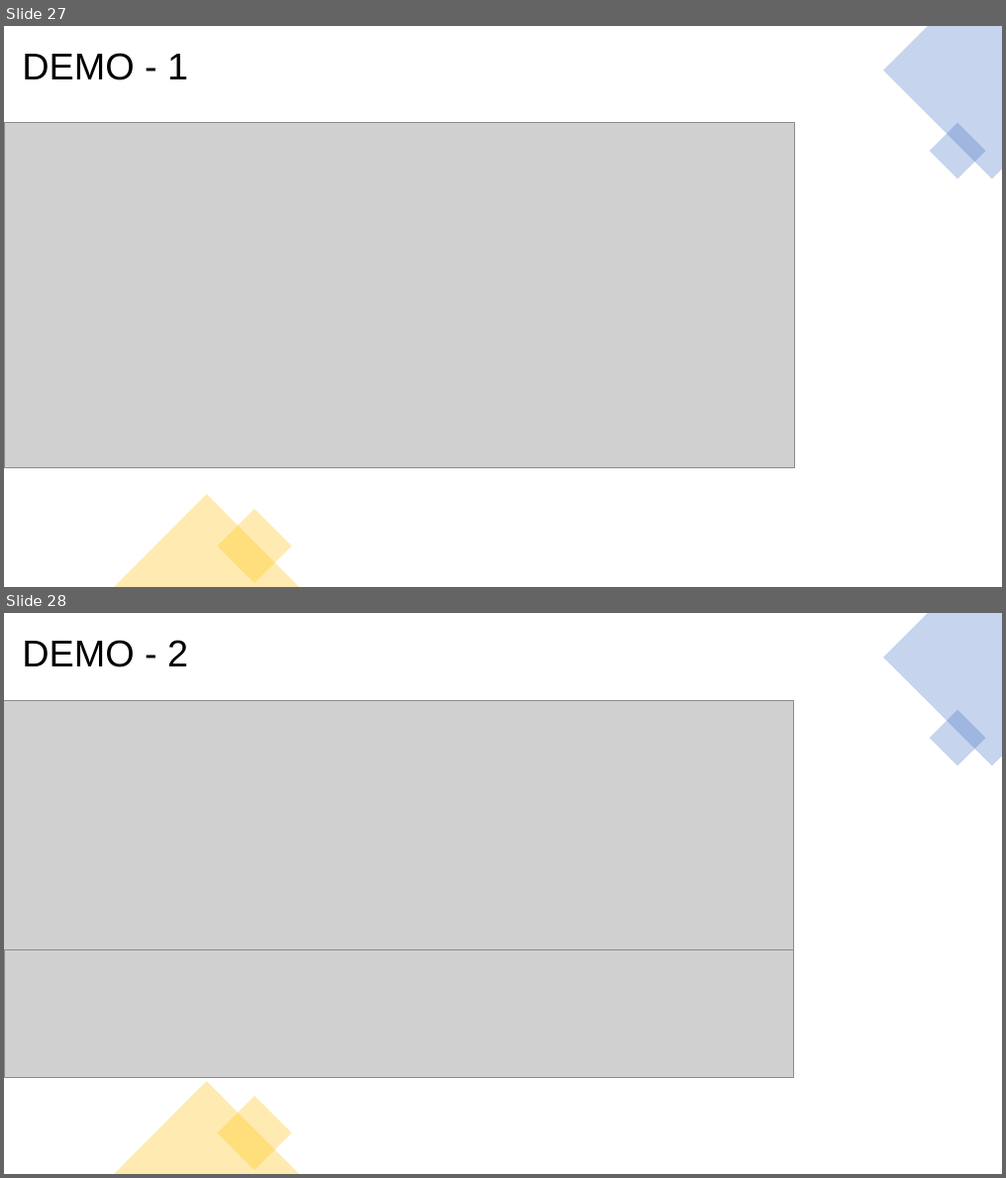
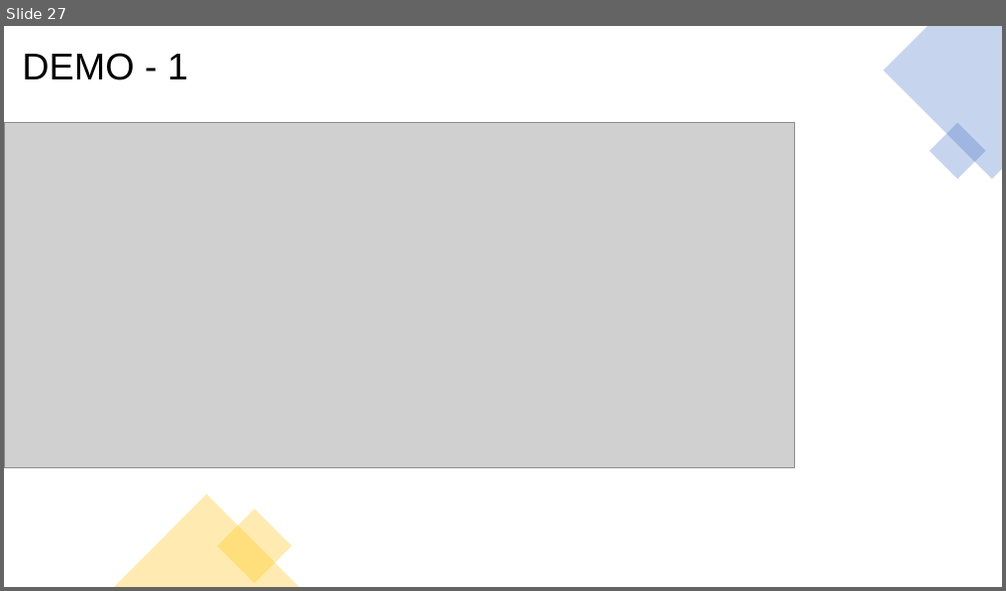
Before and after one commit to giorgio-angelo-esposito/F1WP, a slide deck: F1WP_Presentazione.pptx. Shown one above the other, each under a label of ours: slides 27 and 28 before the commit, slide 27 after it. The pictures are 1006x1178 and 1006x591 pixels, drawn with LibreOffice and Linux fonts; fonts in the diff are those of the drawing; grey boxes stand for pictures. Boxes give left, top, right and bottom in pixels: in the first picture for what was removed or moved away, otherwise in the second. Text is boxed around its words. In the diff, an @@ line names an element or a change of style, - is before the commit and + after.

```diff
--- a/F1WP_Presentazione.pptx
+++ b/F1WP_Presentazione.pptx
@@ slide 28 removed at [4,613,1002,1174], background #FFFFFF @@
@@ text removed at [22,640,188,667] @@
-DEMO - 2
@@ freeform shape removed at [884,613,1002,766] @@
@@ picture removed at [4,700,793,952] @@
@@ rectangle removed at [930,710,985,765] @@
@@ picture removed at [4,951,794,1078] @@
@@ triangle removed at [114,1081,299,1174] @@
@@ rectangle removed at [217,1096,292,1171] @@
```
Also in this commit, not shown: 4 slides added.
